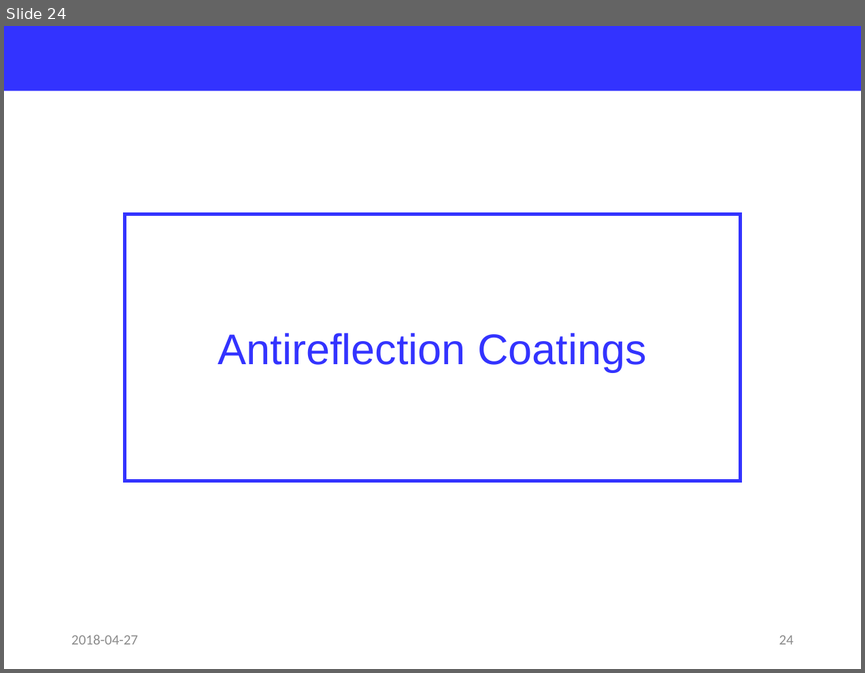
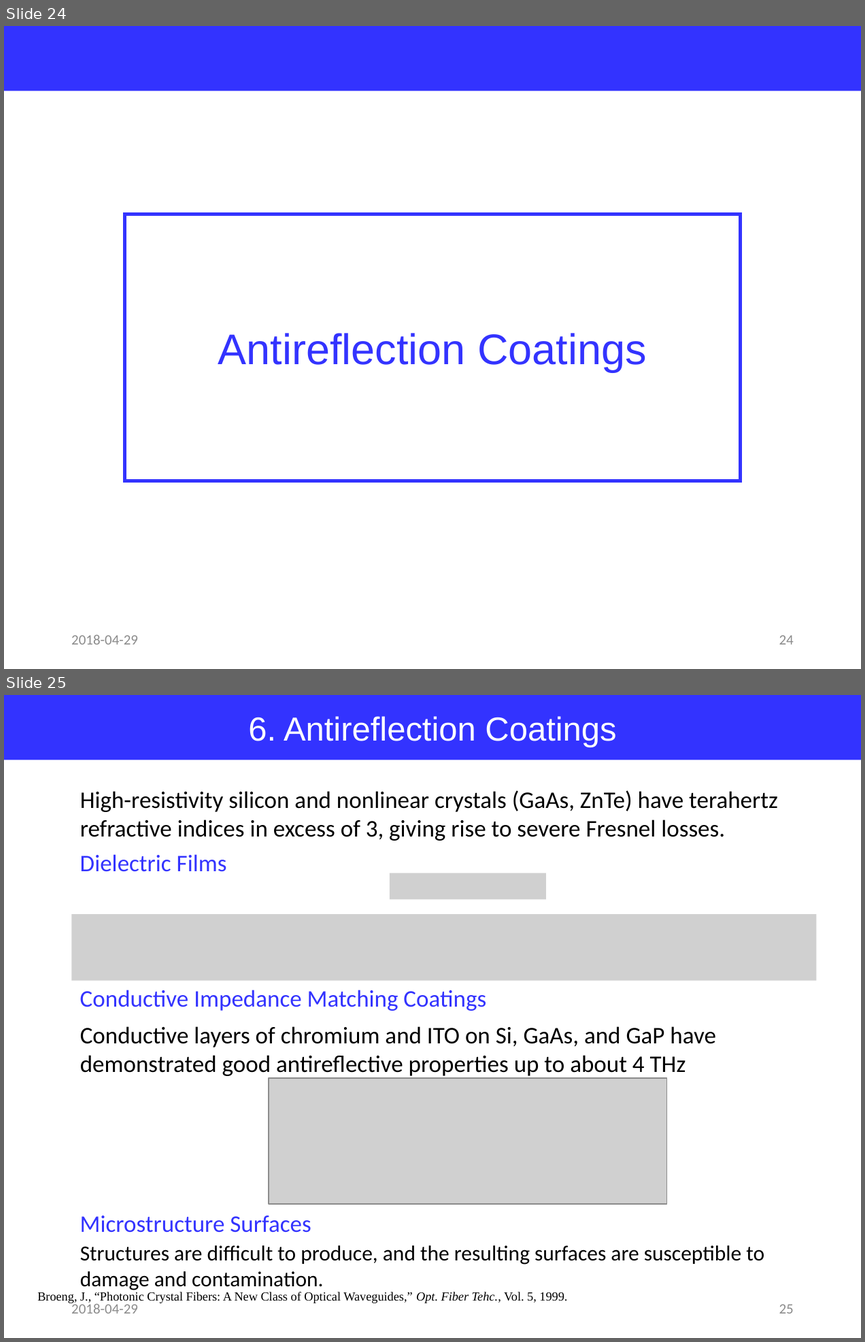
Before and after one commit to jglee96/NBTP_Lab, a slide deck: Terahertz Metrology/Ch8/Terahertz Metrology_Ch8.pptx. Shown one above the other, each under a label of ours: slide 24 before the commit, slides 24 and 25 after it. The pictures are 865x673 and 865x1342 pixels, drawn with LibreOffice and Linux fonts; fonts in the diff are those of the drawing; grey boxes stand for pictures. Boxes give left, top, right and bottom in pixels: in the first picture for what was removed or moved away, otherwise in the second. Text is boxed around its words. In the diff, an @@ line names an element or a change of style, - is before the commit and + after.

```diff
--- a/Terahertz Metrology/Ch8/Terahertz Metrology_Ch8.pptx
+++ b/Terahertz Metrology/Ch8/Terahertz Metrology_Ch8.pptx
@@ slide 25 added at [4, 695, 861, 1338], background #FFFFFF @@
@@ rectangle added at [4, 695, 861, 760], fill #3333FF, 28 pt, text #FFFFFF @@
+6. Antireflection Coatings
@@ text added at [80, 790, 778, 841], 20 pt, text #000000 @@
+High-resistivity silicon and nonlinear crystals (GaAs, ZnTe) have terahertz refractive indices in excess of 3, giving rise to severe Fresnel losses.
@@ text added at [80, 854, 227, 872], 20 pt, text #3333FF @@
+Dielectric Films
@@ picture added at [390, 873, 547, 900] @@
@@ picture added at [72, 915, 816, 981] @@
@@ text added at [80, 989, 486, 1011], 20 pt, text #3333FF @@
+Conductive Impedance Matching Coatings
@@ text added at [80, 1026, 716, 1078], 20 pt, text #000000 @@
+Conductive layers of chromium and ITO on Si, GaAs, and GaP have demonstrated good antireflective properties up to about 4 THz
@@ picture added at [269, 1078, 667, 1204] @@
@@ text added at [80, 1215, 311, 1232], 20 pt, text #3333FF @@
+Microstructure Surfaces
@@ text added at [80, 1245, 764, 1290], 18 pt, text #000000 @@
+Structures are difficult to produce, and the resulting surfaces are susceptible to damage and contamination.
@@ text added at [37, 1291, 567, 1303], 10.5 pt, text #000000 @@
+Broeng, J., “Photonic Crystal Fibers: A New Class of Optical Waveguides,” Opt. Fiber Tehc., Vol. 5, 1999.
@@ text added at [71, 1301, 138, 1313], 12 pt, text #8C8C8C @@
+2018-04-29
@@ page number added at [779, 1304, 793, 1313], 12 pt, text #8C8C8C @@
+25
@@ slide 24 changed as well @@
@@ text at [71, 635, 138, 644]: text changed @@
-2018-04-27
+2018-04-29
```
Also in this commit, not shown: 25 other slides changed, 2 other slides added, 2 slides removed, 3 other files.
